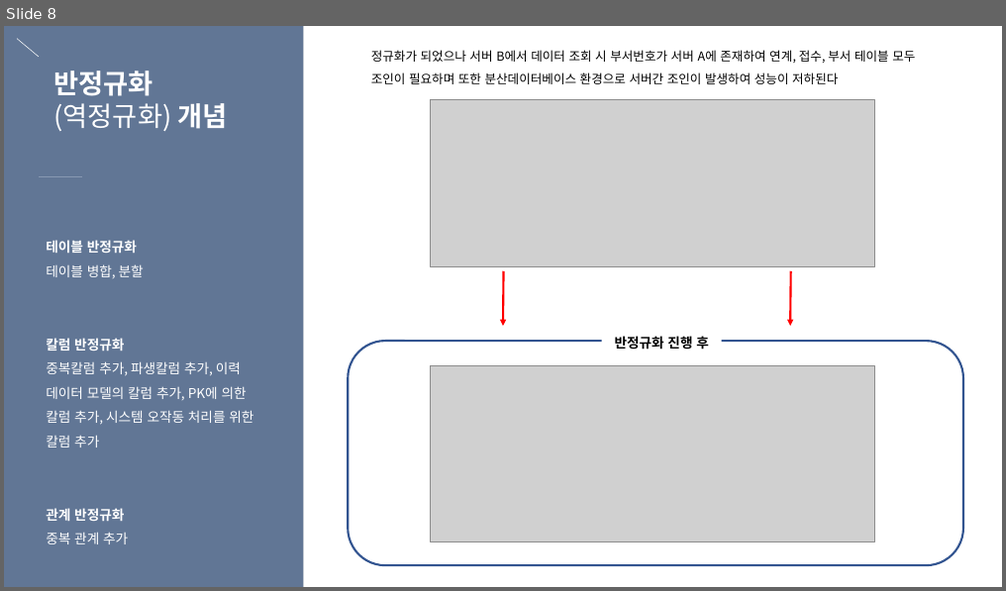
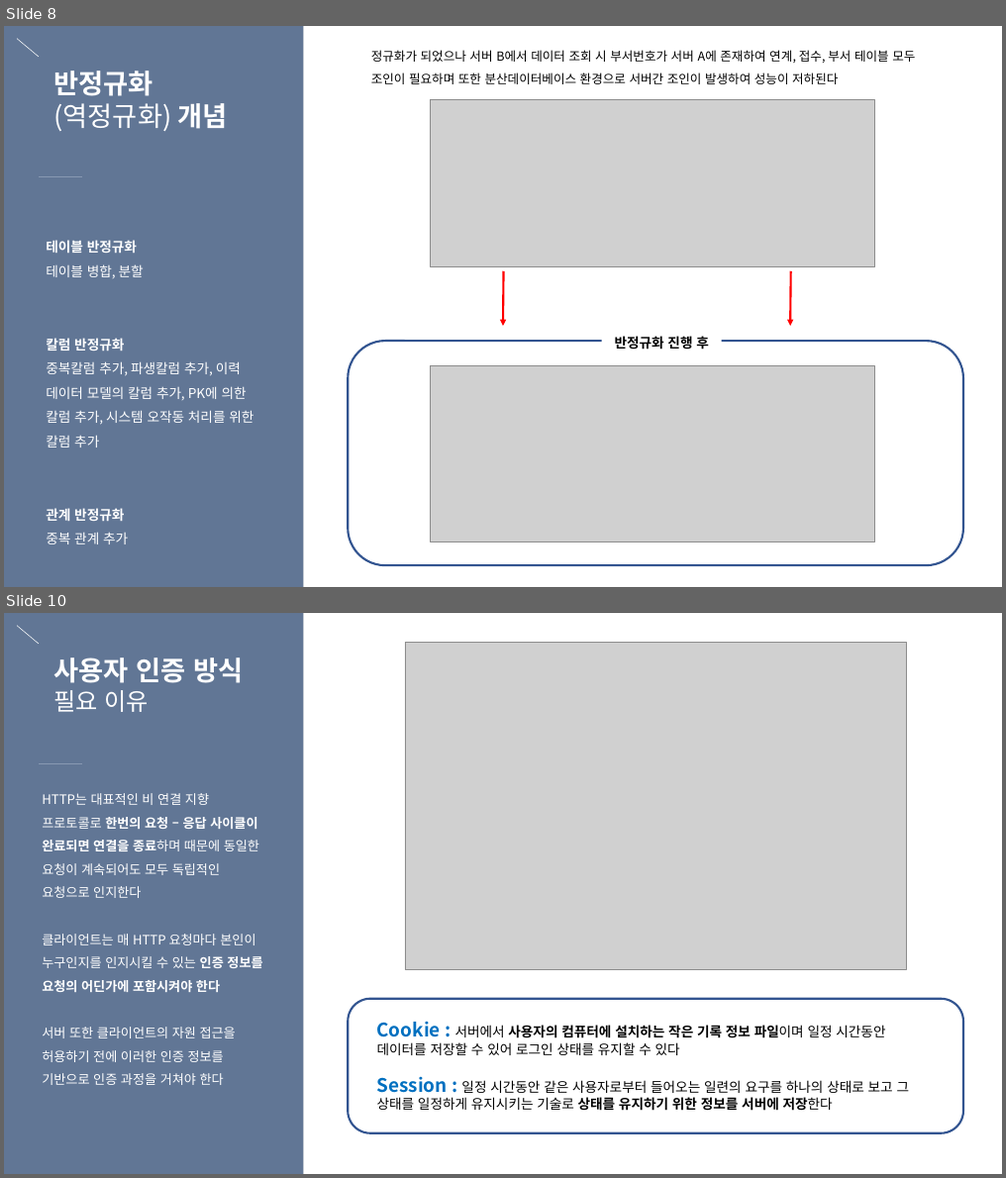
Before and after one commit to eunbee-kim/dmsql1471, a slide deck: 교육/5주차_DB정규화_반정규화_서버인증_세션과쿠키.pptx. Shown one above the other, each under a label of ours: slide 8 before the commit, slides 8 and 10 after it; the slides between them are not shown. The pictures are 1006x591 and 1006x1178 pixels, drawn with LibreOffice and Linux fonts; fonts in the diff are those of the drawing; grey boxes stand for pictures. Boxes give left, top, right and bottom in pixels: in the first picture for what was removed or moved away, otherwise in the second. Text is boxed around its words. In the diff, an @@ line names an element or a change of style, - is before the commit and + after.

```diff
--- a/교육/5주차_DB정규화_반정규화_서버인증_세션과쿠키.pptx
+++ b/교육/5주차_DB정규화_반정규화_서버인증_세션과쿠키.pptx
@@ slide 10 added at bbox=[4, 613, 1002, 1174], background gradient #617695 to #536580 @@
@@ line added from (17, 626) to (39, 644), #FFFFFF 0.5 pt @@
@@ rectangle added at bbox=[303, 613, 1002, 1174], fill #FFFFFF @@
@@ picture added at bbox=[405, 642, 907, 970] @@
@@ text added at bbox=[54, 658, 243, 712], 26 pt, text #FFFFFF, bold @@
+사용자 인증 방식
+필요 이유
@@ line added from (39, 763) to (82, 763), #8899B2 0.5 pt @@
@@ text added at bbox=[42, 793, 262, 1085], 12.5 pt, text #FFFFFF @@
+HTTP는 대표적인 비 연결 지향 프로토콜로 한번의 요청 – 응답 사이클이 완료되면 연결을 종료하며 때문에 동일한 요청이 계속되어도 모두 독립적인 요청으로 인지한다
+클라이언트는 매 HTTP 요청마다 본인이 누구인지를 인지시킬 수 있는 인증 정보를 요청의 어딘가에 포함시켜야 한다
+서버 또한 클라이언트의 자원 접근을 허용하기 전에 이러한 인증 정보를 기반으로 인증 과정을 거쳐야 한다
@@ rounded rectangle added at bbox=[348, 999, 963, 1134], outline #325491 2 pt @@
@@ text added at bbox=[377, 1021, 910, 1111], 13 pt, text #000000 @@
+Cookie : 서버에서 사용자의 컴퓨터에 설치하는 작은 기록 정보 파일이며 일정 시간동안 데이터를 저장할 수 있어 로그인 상태를 유지할 수 있다
+Session : 일정 시간동안 같은 사용자로부터 들어오는 일련의 요구를 하나의 상태로 보고 그 상태를 일정하게 유지시키는 기술로 상태를 유지하기 위한 정보를 서버에 저장한다
```
Also in this commit, not shown: 5 slides changed.
